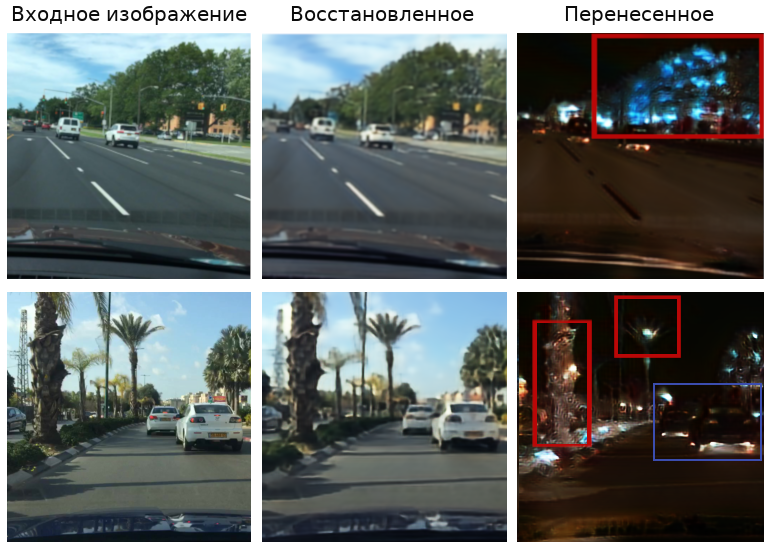
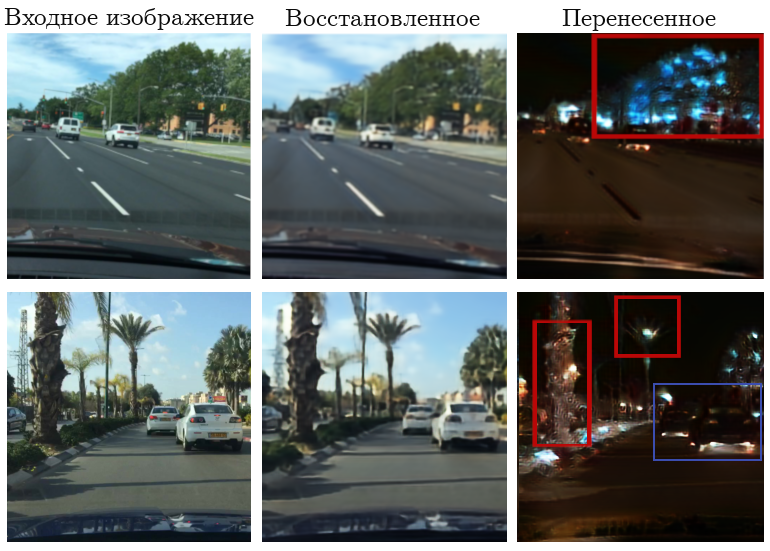
The second (770, 551) image is a revision of the first. Changes to its layers:
painted on "Перенесенное" over bbox(562, 6, 716, 31)
painted on "Входное изображение" over bbox(4, 5, 254, 30)
painted on "Восстановленное" over bbox(285, 6, 480, 26)
